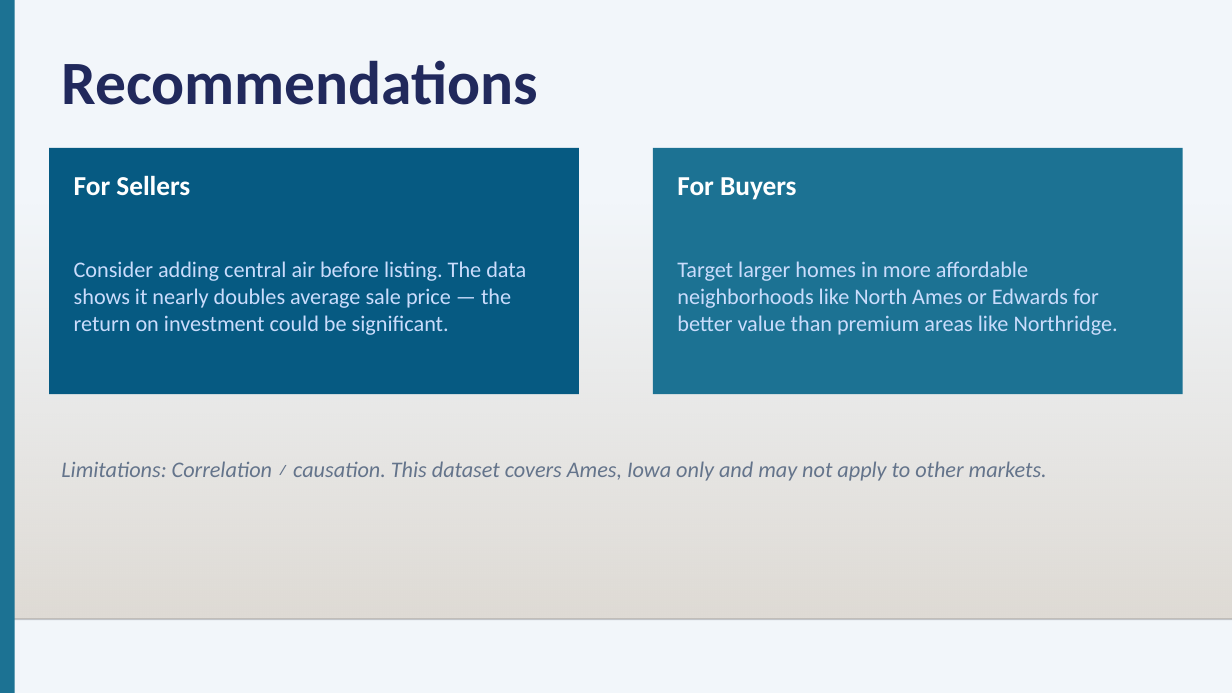
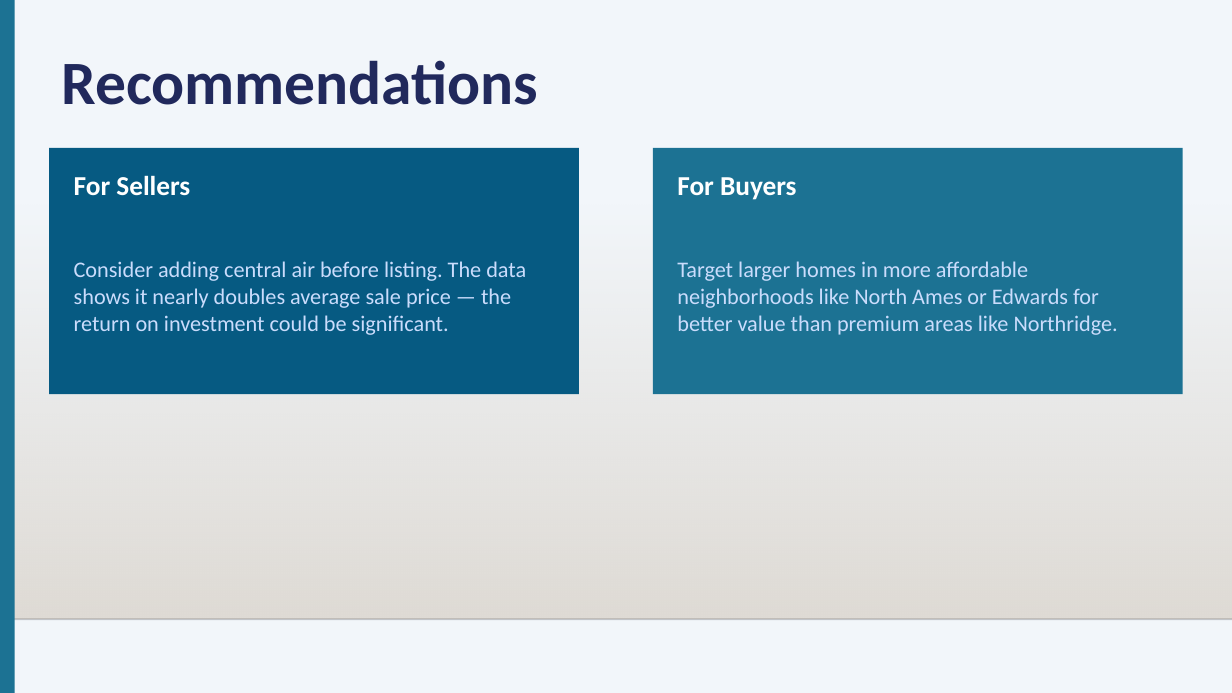
Before and after one commit to awhiz22/capstone-pad, a slide deck: slide 7 of notebooks/Evovo_Ajirioghene_AmesHousing.pptx. Drawn at 1232x693 pixels with LibreOffice and Linux fonts; fonts in the diff are those of the drawing; background and template pictures are left out. Boxes give left, top, right and bottom in pixels: in the first picture for what was removed or moved away, otherwise in the second. Text is boxed around its words. In the diff, an @@ line names an element or a change of style, - is before the commit and + after.

```diff
--- a/notebooks/Evovo_Ajirioghene_AmesHousing.pptx
+++ b/notebooks/Evovo_Ajirioghene_AmesHousing.pptx
@@ text removed at (61,461,1047,481) @@
-Limitations: Correlation ≠ causation. This dataset covers Ames, Iowa only and may not apply to other markets.
```
Also in this commit, not shown: 4 other slides changed.
